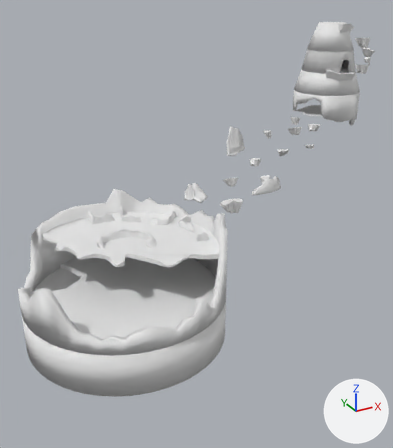
The FBX model Assets/Meshes/Worlds/lvl1_tower.fbx: old version first, new version second.
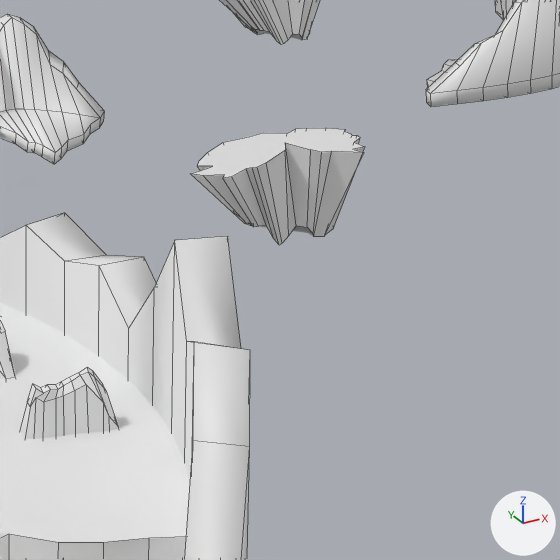
The first picture shows the older version from a 50 mm lens placed at (-87.9, -97.9, 7.6), pointed at (-37.8, -6.8, -37.9). The close-ups show both versions on the part from 49% to 69% of the width and 40% to 58% of the height of that picture; other places that the commit changed are outside them. The axes (+X, +Y, +Z) are drawn at lower right. The lights are the same throughout. The close-ups show mesh edges as thin lines. Where no turn or scale is listed for an object, it has been applied to the vertices.

Before the edit, the objects in view are built like this:
```python
me_cylinder_019 = bpy.data.meshes.new('Cylinder.019')
me_cylinder_019.from_pydata(...)  # 120 vertices, 62 faces; spans x -12.1..19.4, y -10.8..19.4, z 27.0..27.9
me_cylinder_030 = bpy.data.meshes.new('Cylinder.030')
me_cylinder_030.from_pydata(...)  # 72 vertices, 38 faces; spans x -2.07..1.57, y -1.27..1.26, z -1.22..0.93
me_cylinder_034 = bpy.data.meshes.new('Cylinder.034')
me_cylinder_034.from_pydata(...)  # 72 vertices, 38 faces; spans x -3.23..2.47, y -1.23..1.84, z -1.76..1.23
ob_rubble12 = bpy.data.objects.new('rubble12', me_cylinder_034)
ob_rubble12.location = (-31.38, -10.37, -33.8)
ob_rubble9 = bpy.data.objects.new('rubble9', me_cylinder_030)
ob_rubble9.location = (-27.21, -2.97, -31.4)
ob_towerfloor4 = bpy.data.objects.new('TowerFloor4', me_cylinder_019)
ob_towerfloor4.location = (-54.56, -7.79, -67.25)
# also in view: 'rubble7' at (-26.7, -15.0, -28.5); 'TowerWalls4' at (-54.6, -7.7, -41.5); 'rubble11' at (-35.6, -3.1, -32.6); 'TowerLowWall.007' at (-39.0, -11.4, -38.8)
```
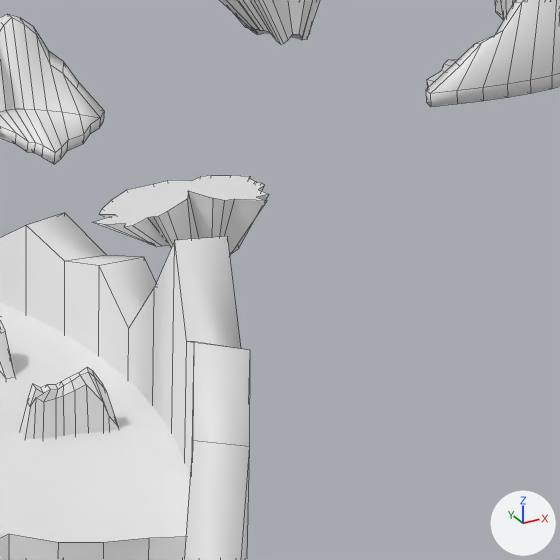
Location of each change, (x1, y1, x2, y2) in pixels of the close-ups (560 x 560 px; the box of a moved part takes in the faces that stretch with it):
'rubble12', reshaped, moved: before (191, 128, 365, 245); after (92, 175, 269, 255)
part 1 of me_cylinder_034, moved or reshaped: before (191, 139, 365, 245); after (95, 186, 268, 255)

Edits to the bpy script that builds the scene:
```text
Change me_cylinder_034:
    where me_cylinder_034.from_pydata(...)  # 72 vertices, 38 faces; spans x -3.23..2.47, y -1.23..1.84, z -1.76..1.23
    used by ob_rubble12; location = (-31.38, -10.37, -33.8)
    me_cylinder_034 part 1: all 36 vertices in x -1.36..1.48, y -0.48..1.07, z -1.76..-1.01 are moved by (0.0, 0.0, 0.86)
Change ob_rubble12:
    ob_rubble12.location: (-31.38, -10.37, -33.8) -> (-34.29, -9.99, -34.82)
```
